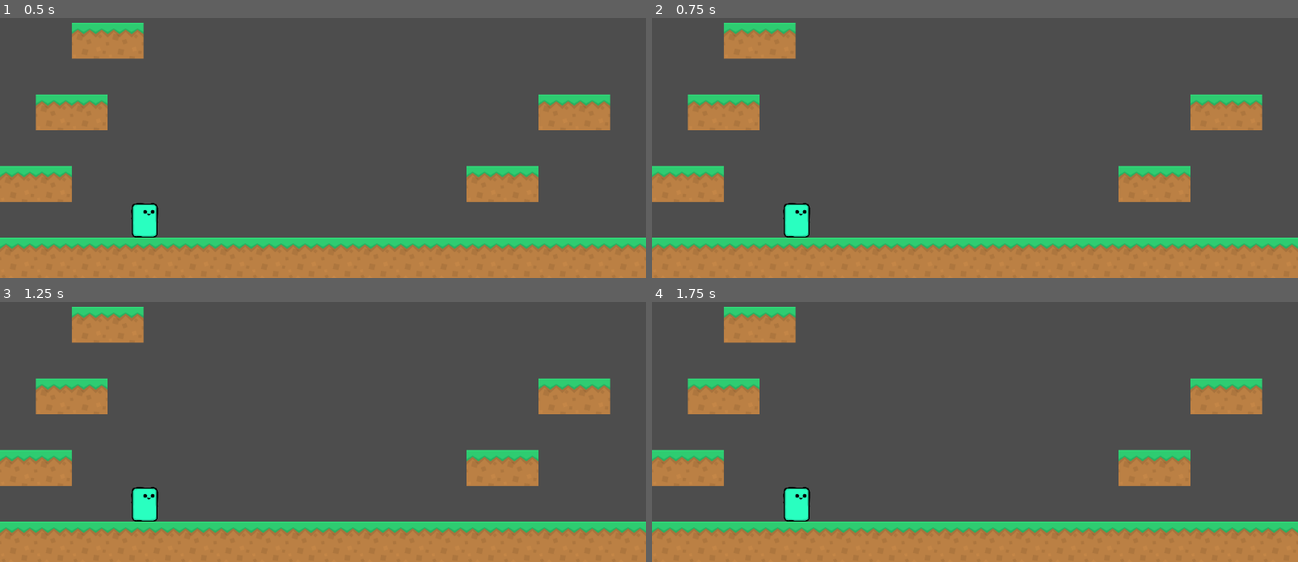
Above: before the commit, frames 1-4 (two rows, left to right).
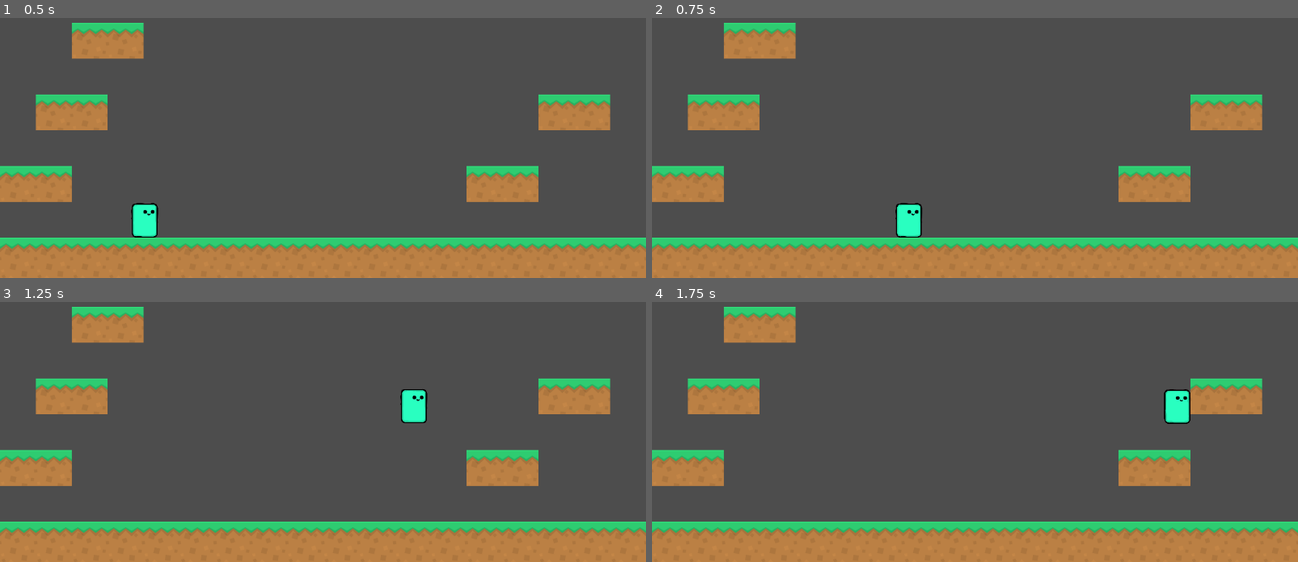
Above: after the commit, the same moments.

Repository: mikanthrop/Projektstudium_Fukurou
Game: Godot game, scene res://assets/scenes/main.tscn
Same seed, same stepped clock (60 frames per second), same inputs: the game is played once before the commit and once after it.
Inputs:
- Up to frame 1 (0.5 s): no input
- Up to frame 2 (0.75 s): tap Enter at 0.5 s; hold Right (move_right) from 0.53 s (still down); hold Shift (dash) from 0.53 s (still down)
- Up to frame 3 (1.25 s): keep holding Right (move_right); keep holding Shift (dash); tap Space (jump) at 0.77, 0.8, 1.07 s
- Up to frame 4 (1.75 s): keep holding Right (move_right); release Shift (dash) at 1.28 s; tap Space (jump) at 1.35, 1.52 s; tap Shift (dash) at 1.55 s

Frame 1 is identical in both runs. In frame 2, 1.1% of the frame differs, in the area x 20-42%, y 71-85%; in frame 3, 1.1%; in frame 4, 1.1%, in the area x 20-84%, y 33-85%.

Commit message:
Feat: eight directional dashing *
dashing in script of the same name
facing_direction in player script

Diff:
--- a/assets/scenes/player.tscn
+++ b/assets/scenes/player.tscn
@@ -22,6 +22,8 @@
 JUMP_HEIGHT = 300.0
 JUMP_TIME_TO_PEAK = 0.4
 JUMP_TIME_TO_DESCENT = 0.3
+DASH_DISTANCE = 300.0
+DASH_SPEED = 1000.0
 state_machine = NodePath("state_machine")
 metadata/_edit_group_ = true
 
@@ -75,8 +77,9 @@
 dash_state = NodePath("../dashing")
 parent = NodePath("../..")
 
-[node name="dashing" type="Node" parent="state_machine" node_paths=PackedStringArray("idle_state", "walk_state", "jump_state", "fall_state", "dash_state", "parent")]
+[node name="dashing" type="Node" parent="state_machine" node_paths=PackedStringArray("dash_timer", "idle_state", "walk_state", "jump_state", "fall_state", "dash_state", "parent")]
 script = ExtResource("8_ecfh4")
+dash_timer = NodePath("../../DashTimer")
 idle_state = NodePath("../idling")
 walk_state = NodePath("../walking")
 jump_state = NodePath("../jumping")
@@ -90,3 +93,9 @@
 process_callback = 0
 wait_time = 0.2
 one_shot = true
+
+[node name="DashTimer" type="Timer" parent="."]
+wait_time = 0.5
+one_shot = true
+
+[connection signal="timeout" from="DashTimer" to="state_machine/dashing" method="_on_dash_timer_timeout"]
--- a/assets/scripts/Player/movement/dashing.gd
+++ b/assets/scripts/Player/movement/dashing.gd
@@ -1,21 +1,92 @@
 extends Base_State
 
+@export var dash_timer: Timer
 
-func enter():
+@onready var dash_speed_modifier = parent.DASH_SPEED * parent.MOVE_SPEED
+@onready var dash_timer_length = parent.DASH_DISTANCE / parent.DASH_SPEED
+
+var dash_direction: Vector2
+var up: int = -1
+var down: int = 1
+var left: int = -1
+var right: int = 1
+
+func enter() -> void:
 	super()
 	print("changed state to dashing")
+	# set flag
 	parent.has_dashed = true
+	# Start the dash timer
+	dash_timer.wait_time = dash_timer_length
+	dash_timer.one_shot = true
+	dash_timer.start()
+	print("state dashing: enter: dash_timer time: ", dash_timer.time_left)
+	# set player speed to 0,0 for full control over dash direction
+	parent.velocity = Vector2(0, 0)
+
+	# eight-directional dashing
+	if Input.is_action_pressed("move_left") and Input.is_action_pressed("move_up"):
+		dash_direction = Vector2(left, up).normalized()
+		parent.set_facing_direction(left)
+	elif Input.is_action_pressed("move_left") and Input.is_action_pressed("move_down"):
+		dash_direction = Vector2(left, down).normalized()
+		parent.set_facing_direction(left)
+	elif Input.is_action_pressed("move_right") and Input.is_action_pressed("move_up"):
+		dash_direction = Vector2(right, up).normalized()
+		parent.set_facing_direction(right)
+	elif Input.is_action_pressed("move_right") and Input.is_action_pressed("move_down"):
+		dash_direction = Vector2(right, down).normalized()
+		parent.set_facing_direction(right)
+	elif Input.is_action_pressed("move_left"):
+		dash_direction = Vector2(left, 0)
+		parent.set_facing_direction(left)
+	elif Input.is_action_pressed("move_right"):
+		dash_direction = Vector2(right, 0)
+		parent.set_facing_direction(right)
+	elif Input.is_action_pressed("move_up"):
+		dash_direction = Vector2(0, up)
+	elif Input.is_action_pressed("move_down"):
+		dash_direction = Vector2(0, down)
+	else:
+		dash_direction = Vector2(parent.facing_direction, 0)
 
 func exit() -> void:
-	print("state dashing: exit")
+	pass
 
-func process_input(_event: InputEvent) -> Base_State:
-	print("state dashing: process input ", _event)
+
+func process_input(event: InputEvent) -> Base_State:
+	print("state dashing: process input: ", event)
+
 	return null
 
+
 func _process_physics(delta: float) -> Base_State:
-	print("state dashing: process physics")
+	# Handle physics logic during the dash (if needed)
+	parent.velocity = dash_direction * parent.DASH_SPEED
+	print("state dashing: physics: dash_direction: ", dash_direction)
+	parent.move_and_slide()
+
 	return null
 
+
 func process_frame(delta: float) -> Base_State:
+	# transitions to next state
+	if dash_timer.is_stopped():
+		if parent.is_on_floor() and Input.is_action_pressed("jump"):
+			return jump_state
+		if Input.is_action_pressed("move_left") or Input.is_action_pressed("move_right"):
+			return walk_state
+		if !parent.is_on_floor() :
+			return fall_state
+		return idle_state
 	return null
+
+
+func _on_dash_timer_timeout():
+	var jump_velocity = (-1.0) * ((-2.0 * parent.JUMP_HEIGHT) / (parent.JUMP_TIME_TO_PEAK * parent.JUMP_TIME_TO_PEAK))
+	var fall_gravity = (-1) * ((-2 * parent.JUMP_HEIGHT) / (parent.JUMP_TIME_TO_DESCENT * parent.JUMP_TIME_TO_DESCENT))
+	# Reset the velocity when dash timer timed out
+	if parent.velocity.x < -parent.MOVE_SPEED or parent.velocity.x > parent.MOVE_SPEED:
+		parent.velocity.x /= dash_speed_modifier
+	if parent.velocity.y < jump_velocity or parent.velocity.y > fall_gravity:
+		parent.velocity.y /= dash_speed_modifier
--- a/assets/scripts/Player/movement/falling.gd
+++ b/assets/scripts/Player/movement/falling.gd
@@ -7,6 +7,7 @@
 func enter() -> void:
 	super()
 	print("changed state to falling")
+	print("state falling: enter: parent has dashed: ", parent.has_dashed)
 
 
 func process_input(_event: InputEvent) -> Base_State:
@@ -15,7 +16,7 @@
 			print("remaining coyote time ",coyote_timer.time_left)
 			coyote_timer.stop()
 			return jump_state
-	if !parent.has_dashed:
+	if !parent.has_dashed and Input.is_action_just_pressed("dash"):
 		return dash_state
 	return null
 
@@ -24,11 +25,13 @@
 	if not parent.is_on_floor():
 		parent.velocity.y += FALL_GRAVITY * delta
 
-	var movement = Input.get_axis("move_left", "move_right") * (parent.MOVE_SPEED)
-	parent.velocity.x = movement
+	var direction = Input.get_axis("move_left", "move_right")
+	parent.velocity.x = direction * (parent.MOVE_SPEED)
+	if direction != 0:
+		parent.set_facing_direction(direction)
 	parent.move_and_slide()
 
-	print("state falling: parent velocity at ", parent.velocity.y)
+	print("state falling: parent y velocity at ", parent.velocity.y)
 
 	# if player stops falling and moves change state to walking
 	if parent.is_on_floor():
--- a/assets/scripts/Player/movement/idling.gd
+++ b/assets/scripts/Player/movement/idling.gd
@@ -11,6 +11,7 @@
 
 func exit() -> void:
 	parent.was_on_floor = false
+	parent.has_dashed = false
 	coyote_timer.start()
 
 
@@ -19,7 +20,7 @@
 		return jump_state
 	if Input.is_action_pressed("move_left") or Input.is_action_pressed("move_right"):
 			return walk_state
-	if Input.is_action_pressed("dash"):
+	if !parent.has_dashed and Input.is_action_pressed("dash"):
 		return dash_state
 	return null
 
--- a/assets/scripts/Player/movement/jumping.gd
+++ b/assets/scripts/Player/movement/jumping.gd
@@ -11,7 +11,6 @@
 	super()
 	print("changed state to jumping")
 	print("JUMP_VELOCITY: ", JUMP_VELOCITY, " | JUMP_GRAVITY: ", JUMP_GRAVITY)
-	# Start the jump height timer
 	# set player velocity to calculated jump velocity
 	parent.velocity.y = JUMP_VELOCITY
 	coyote_timer.stop()
@@ -21,7 +20,7 @@
 	# If the jump button is released, transition to falling state
 	if !Input.is_action_pressed("jump"):
 		return fall_state
-	if Input.is_action_pressed("dash"):
+	if !parent.has_dashed and Input.is_action_pressed("dash"):
 		return dash_state
 	return null
 
@@ -35,13 +34,11 @@
 	if parent.velocity.y > 0 or jump_height_timer == parent.JUMP_TIME_TO_PEAK:
 		return fall_state
 
-	# flipping animations
-#	if movement != 0:
-#		parent.animations.flip_h = movement < 0
-
 	# aerial movement
-	var movement = Input.get_axis("move_left", "move_right") * (parent.MOVE_SPEED)
-	parent.velocity.x = movement
+	var direction = Input.get_axis("move_left", "move_right")
+	parent.velocity.x = direction * (parent.MOVE_SPEED)
+	if direction != 0:
+		parent.set_facing_direction(direction)
 	parent.move_and_slide()
 
 	# do NOT return self - Player will launch straight into the air
--- a/assets/scripts/Player/movement/walking.gd
+++ b/assets/scripts/Player/movement/walking.gd
@@ -13,11 +13,12 @@
 	print("changed state to walking")
 
 	if parent.velocity.x == 0:
-		parent.velocity.x += 100
+		parent.velocity.x += parent.MOVE_SPEED
 
 
 func exit() -> void:
 	parent.was_on_floor = false
+	parent.has_dashed = false
 	coyote_timer.start()
 
 
@@ -48,13 +49,12 @@
 	else:
 		parent.velocity.x = move_toward(parent.velocity.x, 0, parent.MOVE_SPEED)
 
-	# if player is moving and on floor flip animations for walking to the left
-#	if parent.velocity.x != 0 and parent.is_on_floor():
-#		parent.animations.flip_h = direction < 0
+	parent.move_and_slide()
+
 	if direction == 0:
 		return idle_state
-
-	parent.move_and_slide()
+	else:
+		parent.set_facing_direction(direction)
 
 	# if player doesn't move change state to idle
 	return null
--- a/assets/scripts/Player/player.gd
+++ b/assets/scripts/Player/player.gd
@@ -1,35 +1,55 @@
 class_name Player
 extends CharacterBody2D
 
+# general variables
+@export var MOVE_SPEED: float
 
-@export var MOVE_SPEED: float
+# jump variables
 @export var JUMP_HEIGHT: float
 @export var JUMP_TIME_TO_PEAK: float
 @export var JUMP_TIME_TO_DESCENT: float
 
+# dash variables
+@export var DASH_DISTANCE: float
+@export var DASH_SPEED: float
 
+# state machine
 @export var state_machine: Node
 
 #flags
-var was_on_floor
-var has_dashed
+var facing_direction: int = 1  # Default direction is right 1, left would be -1
+var was_on_floor: bool = true
+var has_dashed: bool = false
 
 # Get the gravity from the project settings to be synced with RigidBody nodes.
 var gravity = ProjectSettings.get_setting("physics/2d/default_gravity")
 
-
+# initialize state_machine on boot
 func _ready():
 	print_tree_pretty()
 	state_machine.init(self)
 
-
+# give input to state_machine
 func _unhandled_input(event):
 	state_machine.process_input(event)
 
-
+# give physicy handling to state machine
 func _physics_process(delta):
 	state_machine._process_physics(delta)
 
 
+# give other processing to state machine
 func _process(delta):
 	state_machine.process_frame(delta)
+
+
+# Function to change the facing direction
+func set_facing_direction(direction: int) -> void:
+	if direction < 0:
+		direction = -1
+		facing_direction = direction
+	elif direction > 0:
+		direction = 1
+		facing_direction = direction
+	else:
+		push_warning("facing direction mustn't be zero!")
--- a/project.godot
+++ b/project.godot
@@ -39,11 +39,15 @@
 , Object(InputEventKey,"resource_local_to_scene":false,"resource_name":"","device":-1,"window_id":0,"alt_pressed":false,"shift_pressed":false,"ctrl_pressed":false,"meta_pressed":false,"pressed":false,"keycode":0,"physical_keycode":83,"key_label":0,"unicode":115,"echo":false,"script":null)
 ]
 }
+move_up={
+"deadzone": 0.5,
+"events": [Object(InputEventKey,"resource_local_to_scene":false,"resource_name":"","device":-1,"window_id":0,"alt_pressed":false,"shift_pressed":false,"ctrl_pressed":false,"meta_pressed":false,"pressed":false,"keycode":0,"physical_keycode":87,"key_label":0,"unicode":119,"echo":false,"script":null)
+, Object(InputEventKey,"resource_local_to_scene":false,"resource_name":"","device":-1,"window_id":0,"alt_pressed":false,"shift_pressed":false,"ctrl_pressed":false,"meta_pressed":false,"pressed":false,"keycode":0,"physical_keycode":4194320,"key_label":0,"unicode":0,"echo":false,"script":null)
+]
+}
 jump={
 "deadzone": 0.5,
-"events": [Object(InputEventKey,"resource_local_to_scene":fa …(140 unchanged characters)… d":false,"keycode":0,"physical_keycode":4194320,"key_label":0,"unicode":0,"echo":false,"script":null)
-, Object(InputEventKey,"resource_local_to_scene":false,"resource_name":"","device":-1,"window_id":0,"alt_pressed":false,"shift_pressed":false,"ctrl_pressed":false,"meta_pressed":false,"pressed":false,"keycode":0,"physical_keycode":87,"key_label":0,"unicode":119,"echo":false,"script":null)
-, Object(InputEventKey,"resource_local_to_scene":false,"resource_name":"","device":-1,"window_id":0,"alt_pressed":false,"shift_pressed":false,"ctrl_pressed":false,"meta_pressed":false,"pressed":false,"keycode":0,"physical_keycode":32,"key_label":0,"unicode":32,"echo":false,"script":null)
+"events": [Object(InputEventKey,"resource_local_to_scene":fa …(140 unchanged characters)… d":false,"keycode":0,"physical_keycode":32,"key_label":0,"unicode":32,"echo":false,"script":null)
 ]
 }
 dash={
